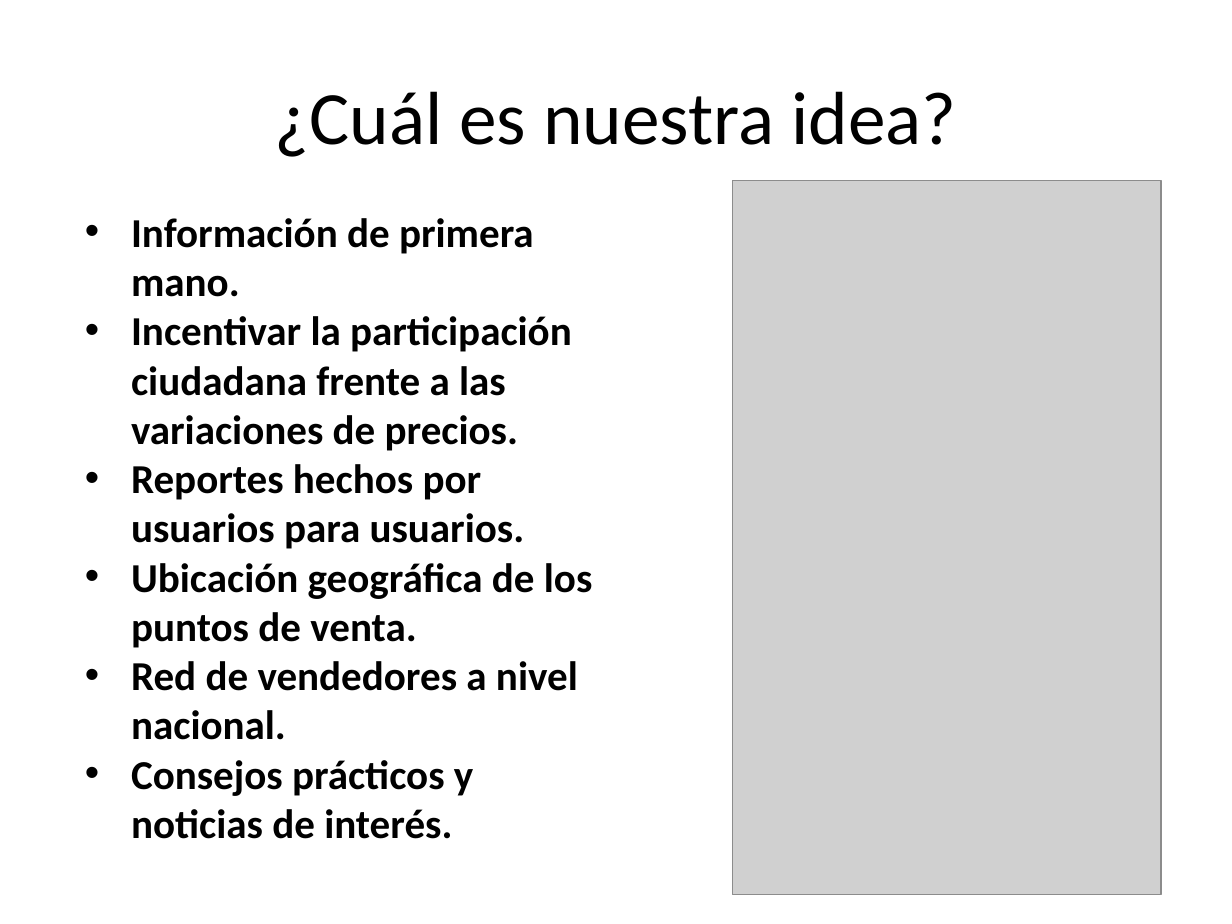
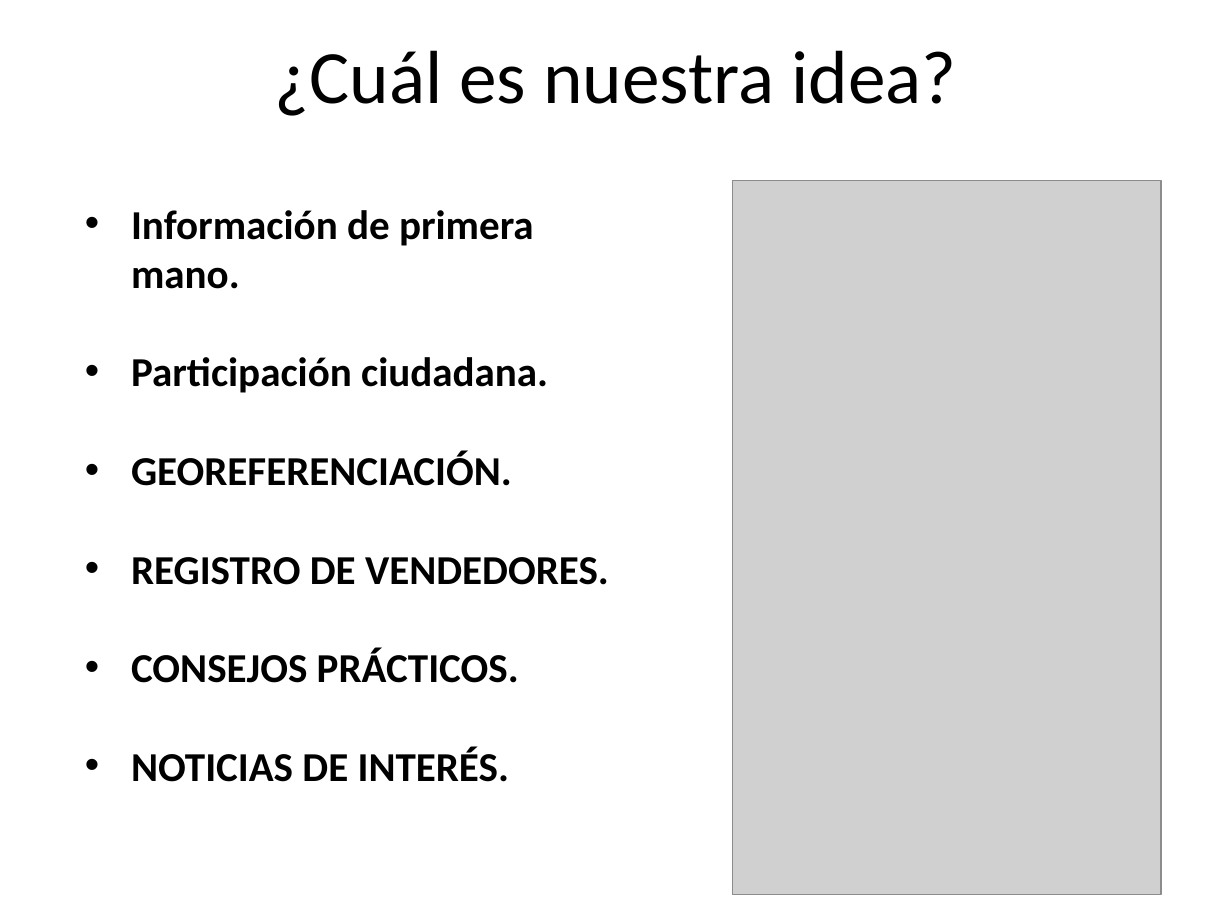
Before and after one commit to anfesmo/Drogas5aConvocatoria, a slide deck: slide 3 of InsumosAgropecuarios.pptx. Drawn at 1232x924 pixels with LibreOffice and Linux fonts; fonts in the diff are those of the drawing; grey boxes stand for pictures. Boxes give left, top, right and bottom in pixels: in the first picture for what was removed or moved away, otherwise in the second. Text is boxed around its words. In the diff, an @@ line names an element or a change of style, - is before the commit and + after.

```diff
--- a/InsumosAgropecuarios.pptx
+++ b/InsumosAgropecuarios.pptx
@@ title "¿Cuál es nuestra idea?": place and size @@
-title "¿Cuál es nuestra idea?" at <box>275,91,956,157</box>
+title "¿Cuál es nuestra idea?" at <box>275,50,956,116</box>
@@ text "Información de primera mano.": place and size @@
-text "Información de primera mano." at <box>131,218,592,839</box>
+text "Información de primera mano." at <box>131,210,609,782</box>
@@ text at <box>131,357,609,782</box>: text changed @@
-• Incentivar la participación ciudadana frente a las variaciones de precios.
-• Reportes hechos por usuarios para usuarios.
-• Ubicación geográfica de los puntos de venta.
-• Red de vendedores a nivel nacional.
-• Consejos prácticos y noticias de interés.
+• Participación ciudadana.
+• GEOREFERENCIACIÓN.
+• REGISTRO DE VENDEDORES.
+• CONSEJOS PRÁCTICOS.
+• NOTICIAS DE INTERÉS.
```
Also in this commit, not shown: 1 other slide changed, 1 other file.
